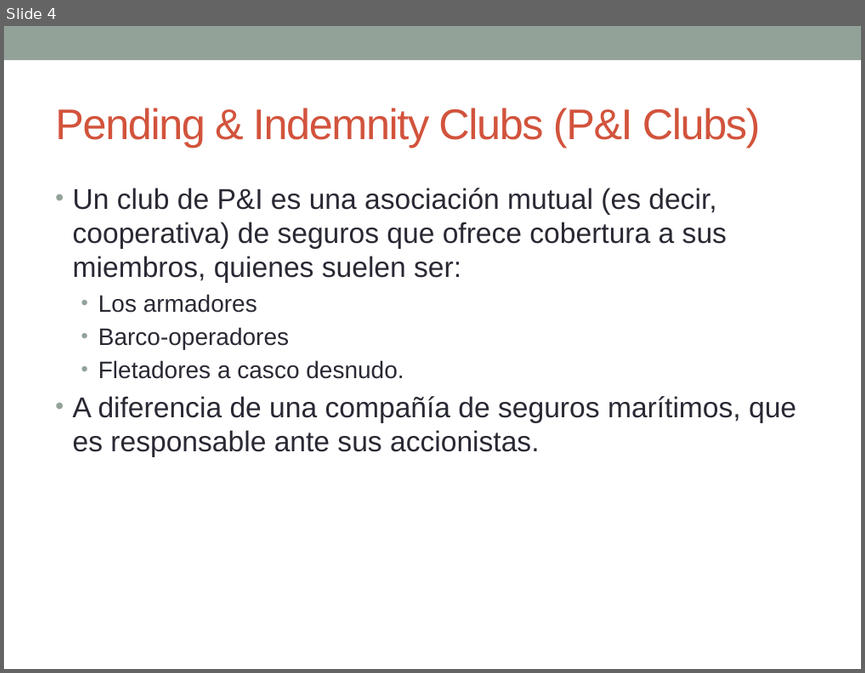
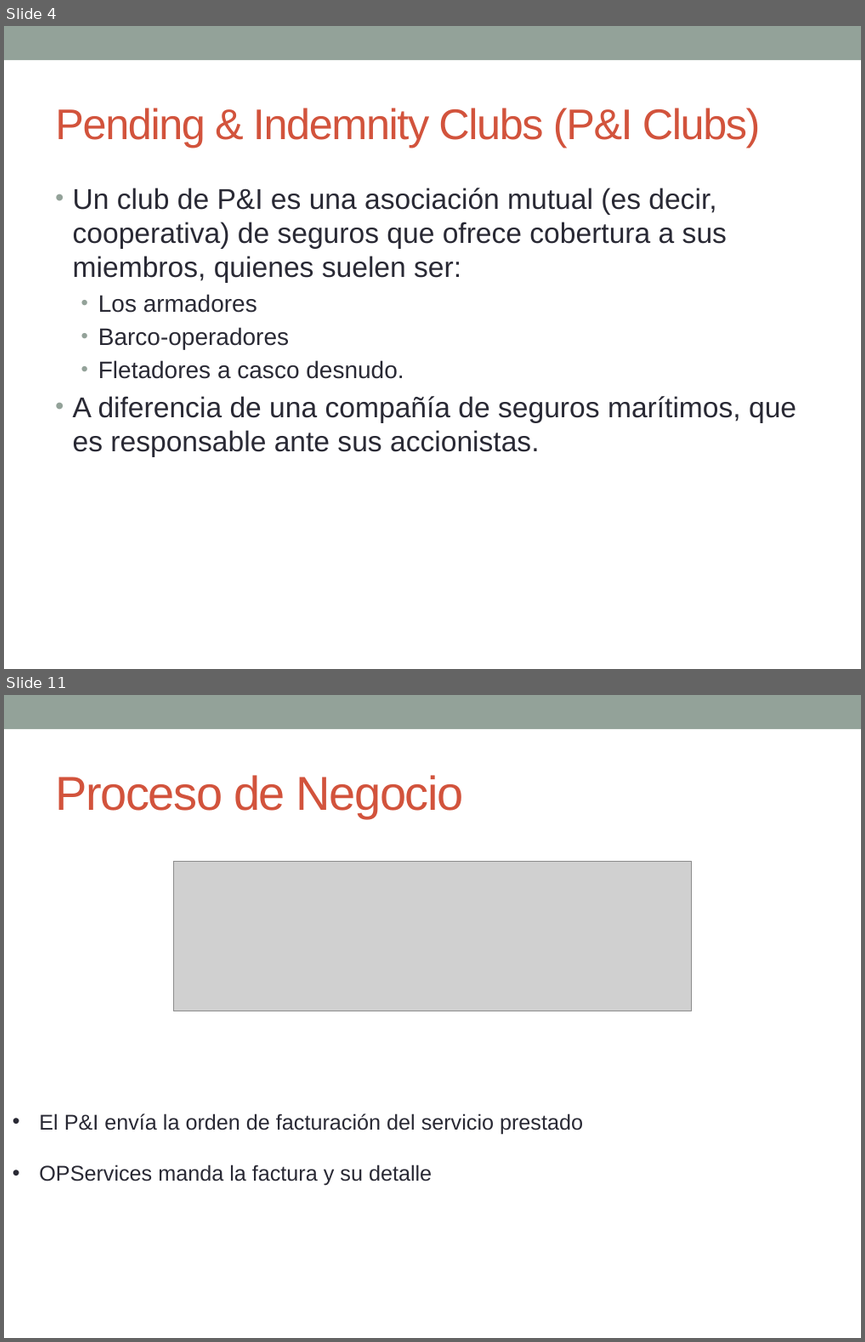
Before and after one commit to jx4nk00/joint-ops, a slide deck: 1 Diseño/Presentación hito 2 30 de Julio.pptx. Shown one above the other, each under a label of ours: slide 4 before the commit, slides 4 and 11 after it; the slides between them are not shown. The pictures are 865x673 and 865x1342 pixels, drawn with LibreOffice and Linux fonts; fonts in the diff are those of the drawing; grey boxes stand for pictures. Boxes give left, top, right and bottom in pixels: in the first picture for what was removed or moved away, otherwise in the second. Text is boxed around its words. In the diff, an @@ line names an element or a change of style, - is before the commit and + after.

```diff
--- a/1 Diseño/Presentación hito 2 30 de Julio.pptx
+++ b/1 Diseño/Presentación hito 2 30 de Julio.pptx
@@ slide 11 added at (4,695,861,1338), background #FFFFFF; not listed: 1 template element that a slide beside it also shows @@
@@ title added at (55,775,464,818), 40 pt, text #D2533C @@
+Proceso de Negocio
@@ picture added at (174,862,691,1011) @@
@@ text added at (39,1113,583,1185), 18 pt, text #292934 @@
+• El P&I envía la orden de facturación del servicio prestado
+• OPServices manda la factura y su detalle
```
Also in this commit, not shown: 4 slides changed, 7 other slides added, 6 other files.
